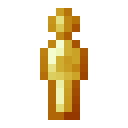
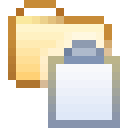
Two versions of the same layered image (128 × 128). Layer-by-layer changes:
hid "person copy" over <box>40,8,88,120</box>
added layer "working set" (1st of 2) above "working set" over <box>48,40,120,128</box>
added layer "working set" (2nd of 2) above "task search copy" over <box>8,0,112,88</box>
